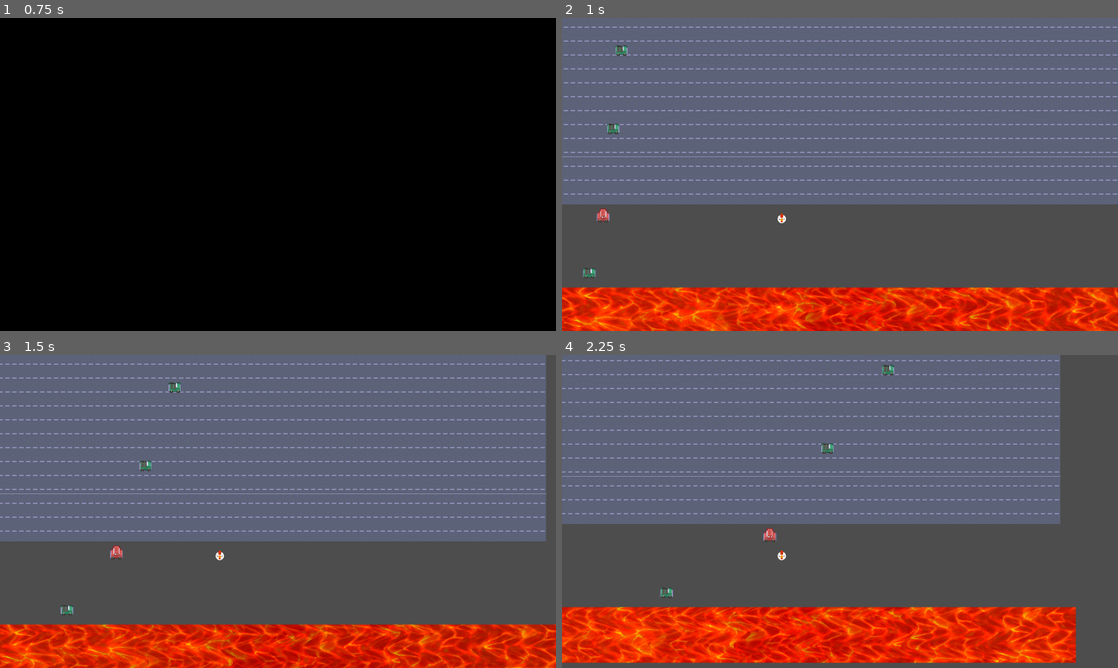
Above: before the commit, frames 1-4 (two rows, left to right).
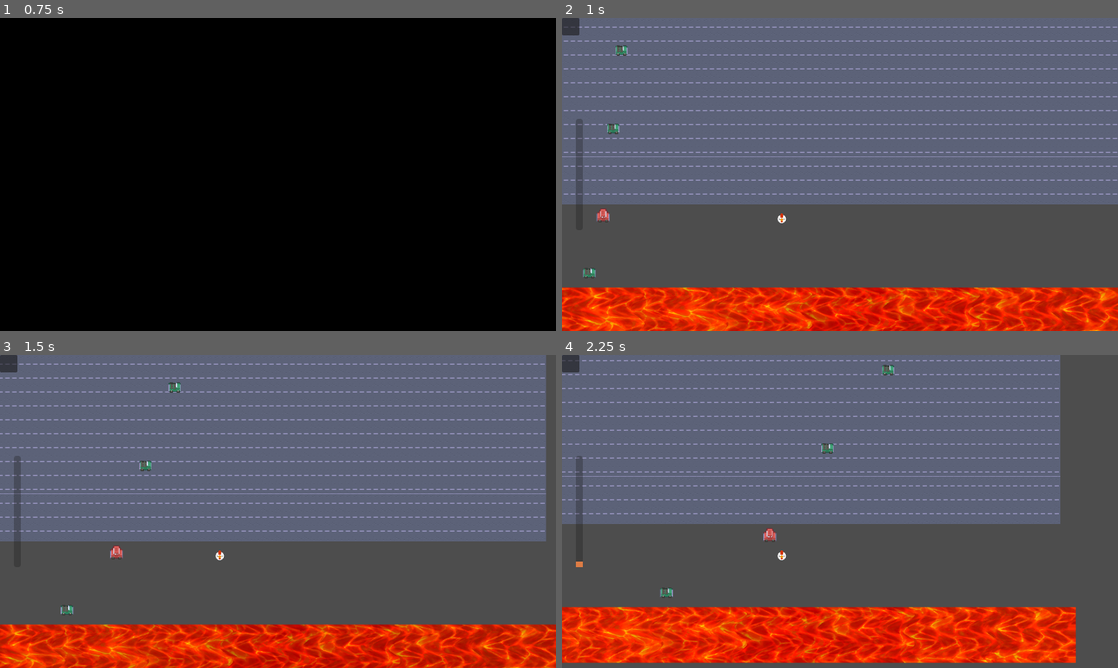
Above: after the commit, the same moments.

Repository: Tomohawk35/ChickenRunner
Game: Godot game, scene res://MainScenes/main_menu/main_menu.tscn
Two runs of this game, one before a commit and one after it. Both use one fixed random seed, a clock stepped at 60 frames per second and the inputs below.
Inputs:
- Up to frame 1 (0.75 s): click "Start Game" at 0.5 s
- Up to frame 2 (1 s): no input
- Up to frame 3 (1.5 s): hold D (right) from 1.28 s (still down)
- Up to frame 4 (2.25 s): release D (right) at 2.03 s; hold S (down) from 2.03 s (still down)

Frame 1 is identical in both runs. In frame 2, 8.1% of the frame differs, in the area x 0-100%, y 0-100%; in frame 3, 3.3%; in frame 4, 9.2%, in the area x 0-93%, y 0-99%.

Commit message:
added player hud and heat meter

Diff:
--- a/chicken-runner/Autoload/game_manager.gd
+++ b/chicken-runner/Autoload/game_manager.gd
@@ -1,6 +1,7 @@
 extends Node
 
-signal Hit
+#signal Hit
+signal heat_changed(value: float)
 
 enum GameState { MAIN_MENU, PLAYING, GAME_OVER }
 
@@ -8,8 +9,9 @@
 const LAST_LEVEL : int = 1
 
 var current_level : int = 0
+var heat_level : float = 0.0
 
-var _current_state: GameState
+#var _current_state: GameState
 var _game_scenes : Dictionary[String, String] = {
 	"main_menu": "uid://ccghfwhfqeydf",
 	"game_over": "uid://cilxyeywaty0j",
@@ -25,7 +27,8 @@
 func _ready() -> void:
 	#if OS.is_debug_build():
 		#change_scene("level_01")
-	Hit.connect(_on_hit)
+	#Hit.connect(_on_hit)
+	pass
 
 func _fade_out() -> Tween:
 	var tween : Tween = create_tween()
@@ -39,8 +42,8 @@
 	tween.set_trans(Tween.TRANS_LINEAR).set_ease(Tween.EASE_IN)
 	return tween
 
-func _on_hit() -> void:
-	_current_state = GameState.GAME_OVER
+#func _on_hit() -> void:
+	#_current_state = GameState.GAME_OVER
 
 func _load_scene_resource(path: Variant) -> Resource:
 	if path is PackedScene:
@@ -59,10 +62,21 @@
 
 func new_game() -> void:
 	current_level = 1
+	heat_level = 0.0
 	change_scene("level_" + str(current_level))
 
 func next_level() -> void:
 	if current_level == LAST_LEVEL:
 		change_scene("victory")
 	current_level += 1
+	heat_level = 0.0
 	change_scene("level_" + str(current_level))
+
+func game_over() -> void:
+	change_scene("game_over")
+
+func increase_heat(value: float) -> void:
+	heat_level += value
+	heat_changed.emit(heat_level)
+	if heat_level >= 100:
+		game_over()
--- /dev/null
+++ b/chicken-runner/MainScenes/player_hud/player_hud.gd
@@ -0,0 +1,22 @@
+extends CanvasLayer
+
+const HEAT_GAIN_INTERVAL : float = 1.0
+const HEAT_GAIN_AMOUNT : float = 5.0
+
+var _elapsed_time : float = 0.0
+
+@onready var temperature_meter: ProgressBar = %TemperatureMeter
+@onready var level_label: Label = %LevelLabel
+
+func _ready() -> void:
+	temperature_meter.value = GameManager.heat_level
+	GameManager.heat_changed.connect(_on_heat_changed)
+
+func _process(delta: float) -> void:
+	_elapsed_time += delta
+	if _elapsed_time >= HEAT_GAIN_INTERVAL:
+		_elapsed_time = 0.0
+		GameManager.increase_heat(HEAT_GAIN_AMOUNT)
+
+func _on_heat_changed(value: float) -> void:
+	temperature_meter.set_value_no_signal(value)
--- /dev/null
+++ b/chicken-runner/MainScenes/player_hud/player_hud.tscn
@@ -0,0 +1,41 @@
+[gd_scene format=3 uid="uid://cfuo2jrippyop"]
+
+[ext_resource type="Script" uid="uid://c5ndpe7hmiifm" path="res://MainScenes/player_hud/player_hud.gd" id="1_4mxvl"]
+
+[sub_resource type="StyleBoxFlat" id="StyleBoxFlat_rtt68"]
+bg_color = Color(0.8663629, 0.48540246, 0.27041382, 1)
+
+[node name="PlayerHud" type="CanvasLayer" unique_id=1992921905]
+script = ExtResource("1_4mxvl")
+
+[node name="MarginContainer" type="MarginContainer" parent="." unique_id=2043524735]
+anchors_preset = 9
+anchor_bottom = 1.0
+offset_right = 4.0
+grow_vertical = 2
+theme_override_constants/margin_left = 32
+theme_override_constants/margin_top = 8
+theme_override_constants/margin_right = 8
+theme_override_constants/margin_bottom = 8
+
+[node name="TemperatureMeter" type="ProgressBar" parent="MarginContainer" unique_id=382612648]
+unique_name_in_owner = true
+custom_minimum_size = Vector2(16, 256)
+layout_mode = 2
+size_flags_horizontal = 0
+size_flags_vertical = 4
+theme_override_styles/fill = SubResource("StyleBoxFlat_rtt68")
+value = 75.0
+fill_mode = 3
+show_percentage = false
+
+[node name="PanelContainer" type="PanelContainer" parent="." unique_id=40095357]
+offset_right = 40.0
+offset_bottom = 40.0
+
+[node name="MarginContainer" type="MarginContainer" parent="PanelContainer" unique_id=257577408]
+layout_mode = 2
+
+[node name="LevelLabel" type="Label" parent="PanelContainer/MarginContainer" unique_id=1038726977]
+unique_name_in_owner = true
+layout_mode = 2
--- a/chicken-runner/Shaders/heatwave_shader.gd
+++ b/chicken-runner/Shaders/heatwave_shader.gd
@@ -10,11 +10,11 @@
 
 
 func _physics_process(delta: float) -> void:
-	if GameManager._current_state == GameManager.GameState.GAME_OVER:
-		if not shader_paused:
-			texture_rect.material.set_shader_parameter(&"speed", 0.0)
-			shader_paused = true
-		return
+	#if GameManager._current_state == GameManager.GameState.GAME_OVER:
+	if not shader_paused:
+		texture_rect.material.set_shader_parameter(&"speed", 0.0)
+		shader_paused = true
+	#return
 
 	# Increase speed every 2 seconds
 	if !max_speed_reached:
--- a/chicken-runner/level_1/level_1.tscn
+++ b/chicken-runner/level_1/level_1.tscn
@@ -6,6 +6,7 @@
 [ext_resource type="PackedScene" uid="uid://c2xaogyl60bkr" path="res://Shaders/heatwave_shader.tscn" id="4_3ockh"]
 [ext_resource type="PackedScene" uid="uid://b3q2rxnjpunna" path="res://level_1/lane.tscn" id="4_u1mx0"]
 [ext_resource type="PackedScene" uid="uid://dfneucp8uygcq" path="res://level_1/completion_zone.tscn" id="6_u1mx0"]
+[ext_resource type="PackedScene" uid="uid://cfuo2jrippyop" path="res://MainScenes/player_hud/player_hud.tscn" id="7_kwhby"]
 
 [sub_resource type="TileSetAtlasSource" id="TileSetAtlasSource_10lpg"]
 texture = ExtResource("1_eef11")
@@ -572,3 +573,5 @@
 position = Vector2(629.5, -18)
 shape = SubResource("RectangleShape2D_rtt68")
 debug_color = Color(0.09949931, 0.63286144, 0.41357645, 0.41960785)
+
+[node name="PlayerHud" parent="." unique_id=1992921905 instance=ExtResource("7_kwhby")]
Not shown, added: chicken-runner/MainScenes/player_hud/player_hud.gd.uid
